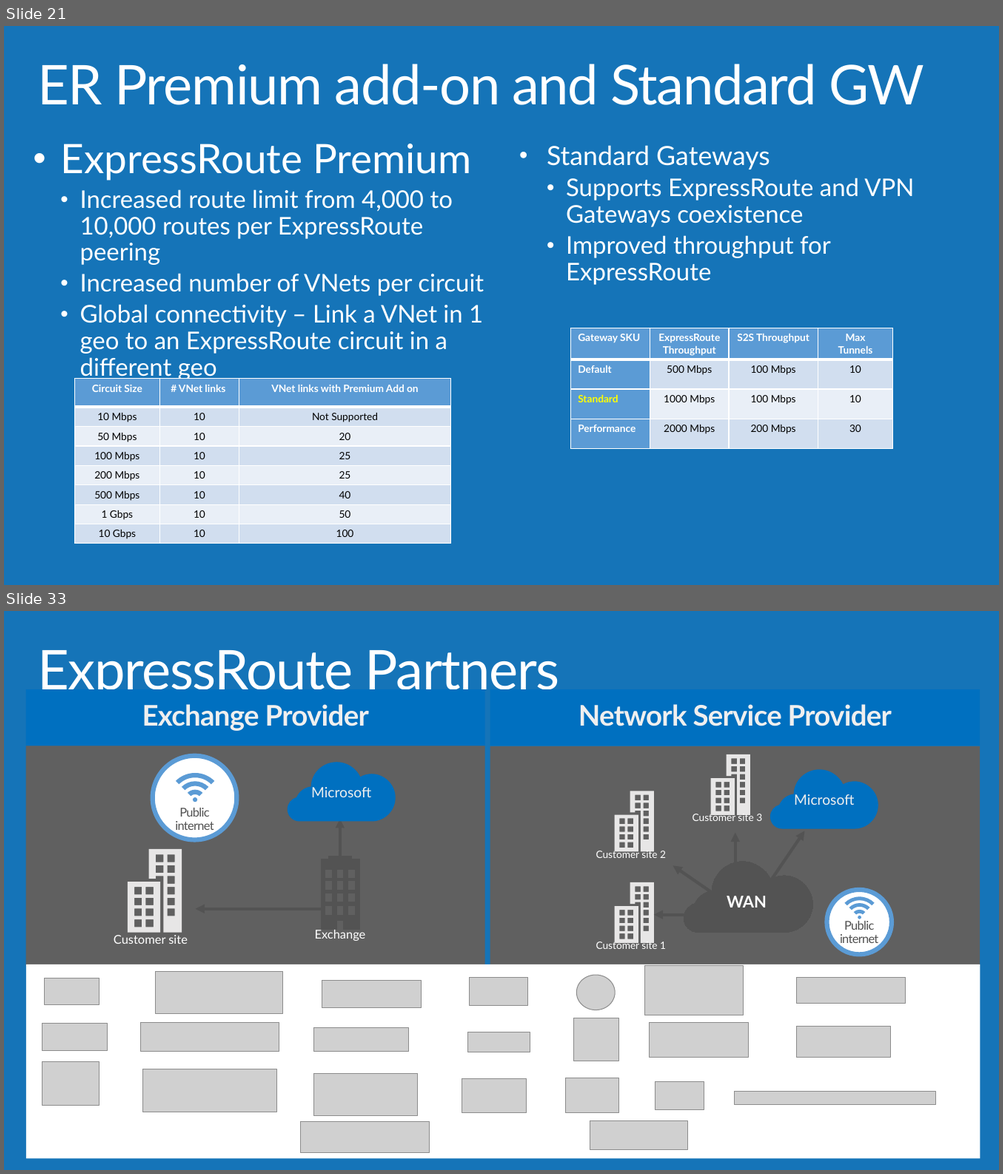
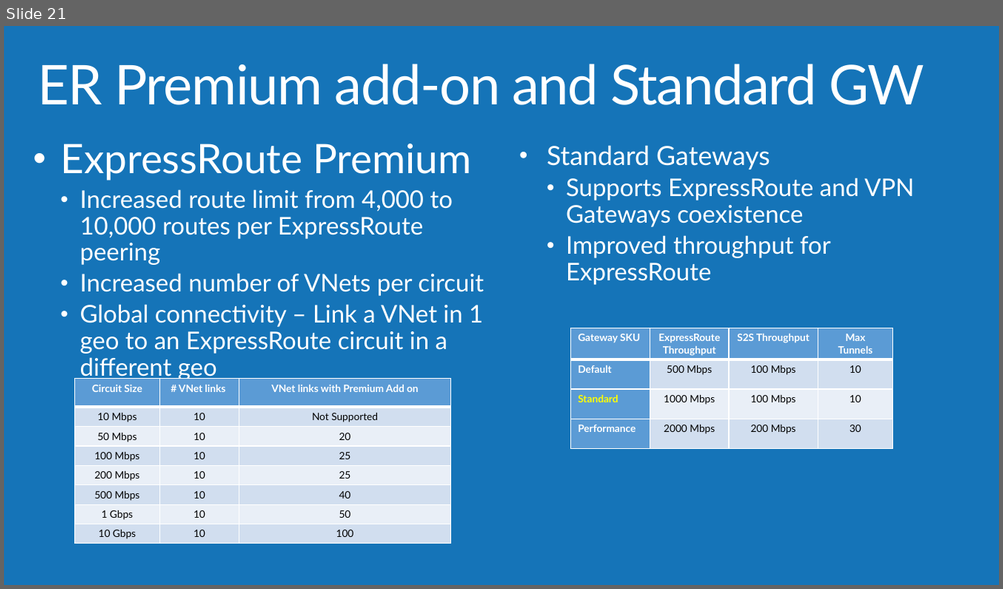
Before and after one commit to AzureCAT-GSI/Networking, a slide deck: Networking.pptx. Shown one above the other, each under a label of ours: slides 21 and 33 before the commit, slide 21 after it; the slides between them are not shown. The pictures are 1003x1174 and 1003x589 pixels, drawn with LibreOffice and Linux fonts; fonts in the diff are those of the drawing; grey boxes stand for pictures; background and template pictures are left out. Boxes give left, top, right and bottom in pixels: in the first picture for what was removed or moved away, otherwise in the second. Text is boxed around its words. In the diff, an @@ line names an element or a change of style, - is before the commit and + after.

```diff
--- a/Networking.pptx
+++ b/Networking.pptx
@@ slide 33 removed at bbox=[4, 611, 999, 1170], background #1574B8 @@
@@ title removed at bbox=[37, 650, 560, 689] @@
-ExpressRoute Partners
@@ group removed at bbox=[26, 689, 979, 966]: 10 freeform shapes, 8 texts, 6 arrows, 4 rectangles, 2 ellipses @@
-Exchange Provider
-Network Service Provider
-Exchange
-Public
-internet
-Customer site
-Microsoft
-Customer site 1
-Customer site 2
-Customer site 3
-WAN
-Public
-internet
-Microsoft
@@ rectangle removed at bbox=[26, 964, 979, 1159] @@
@@ picture removed at bbox=[645, 965, 743, 1015] @@
@@ picture removed at bbox=[45, 978, 99, 1005] @@
@@ picture removed at bbox=[156, 971, 283, 1014] @@
@@ picture removed at bbox=[322, 980, 421, 1008] @@
@@ picture removed at bbox=[469, 978, 528, 1006] @@
@@ picture removed at bbox=[577, 975, 615, 1011] @@
@@ picture removed at bbox=[796, 977, 905, 1004] @@
@@ picture removed at bbox=[42, 1024, 107, 1051] @@
@@ picture removed at bbox=[141, 1022, 279, 1052] @@
@@ picture removed at bbox=[314, 1028, 409, 1051] @@
@@ picture removed at bbox=[468, 1032, 530, 1052] @@
@@ picture removed at bbox=[574, 1018, 618, 1061] @@
@@ picture removed at bbox=[649, 1022, 748, 1058] @@
@@ picture removed at bbox=[796, 1026, 891, 1057] @@
@@ picture removed at bbox=[42, 1062, 99, 1106] @@
@@ picture removed at bbox=[143, 1070, 277, 1113] @@
@@ picture removed at bbox=[314, 1073, 418, 1116] @@
@@ picture removed at bbox=[462, 1079, 526, 1113] @@
@@ picture removed at bbox=[566, 1078, 619, 1113] @@
@@ picture removed at bbox=[655, 1082, 703, 1110] @@
@@ picture removed at bbox=[734, 1091, 935, 1105] @@
@@ picture removed at bbox=[300, 1122, 429, 1153] @@
@@ picture removed at bbox=[590, 1122, 687, 1150] @@
```
Also in this commit, not shown: 12 slides changed, 6 other slides removed.
